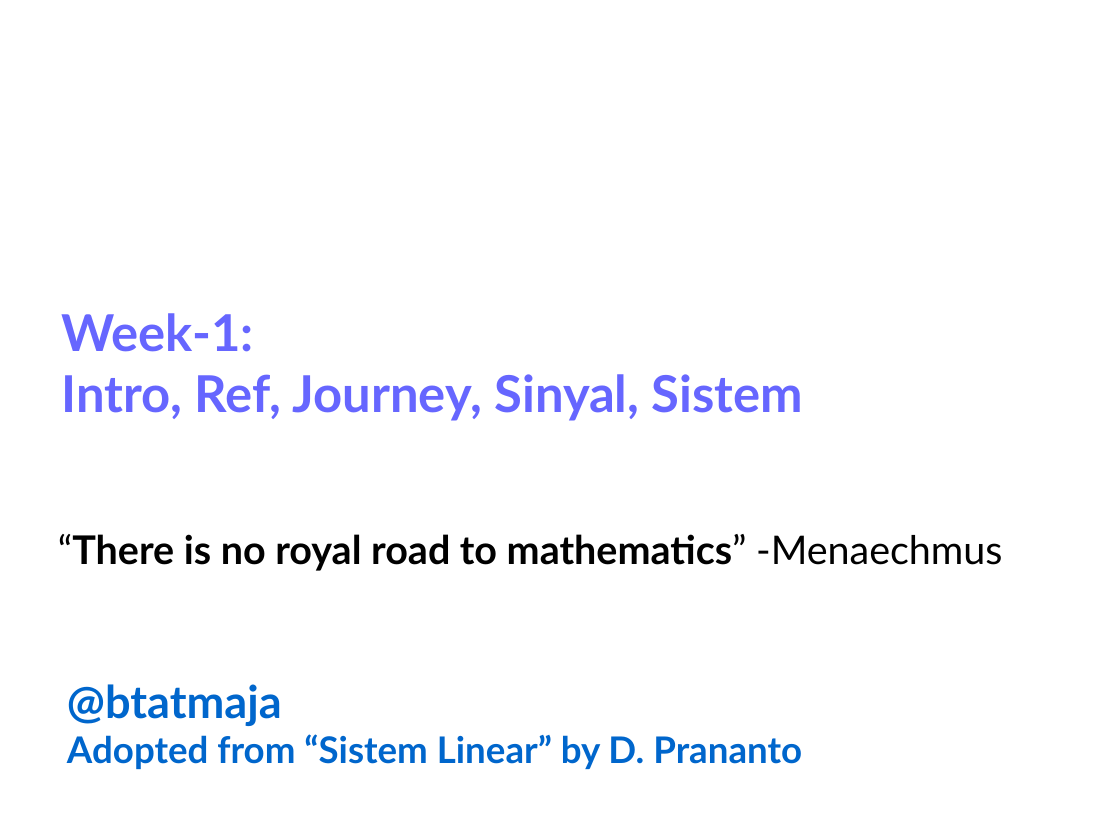
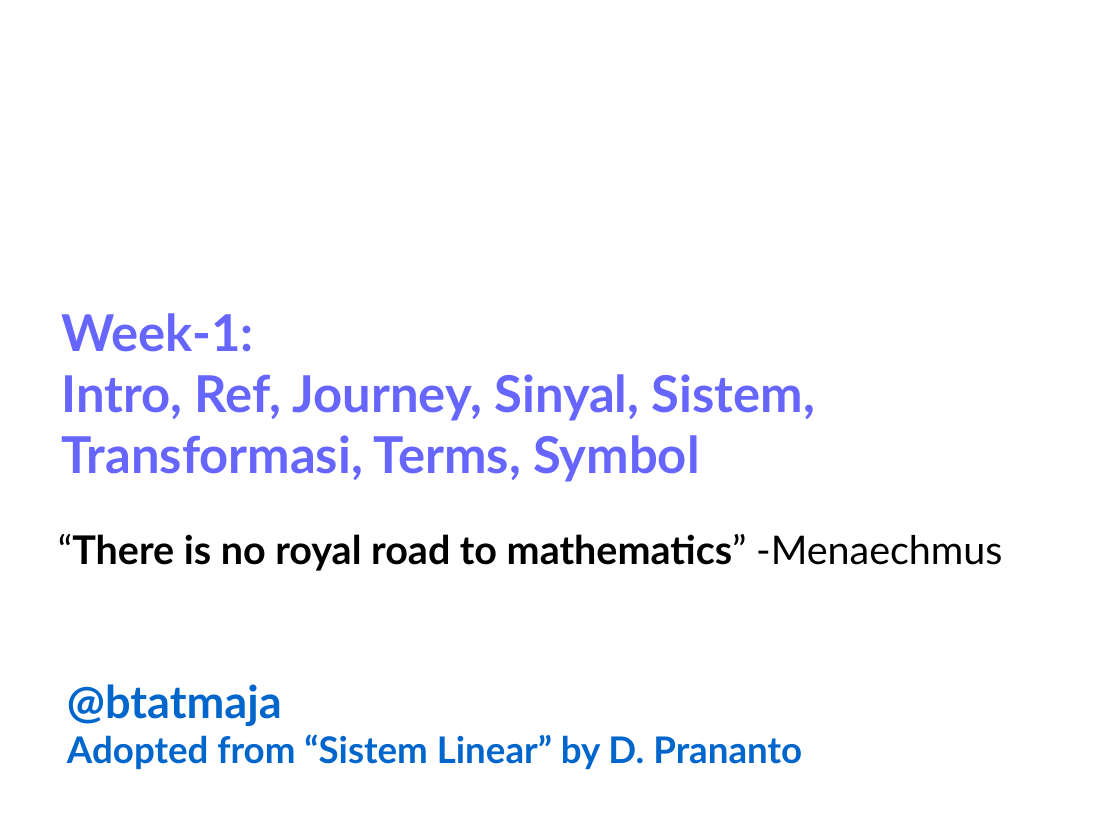
Before and after one commit to bagustris/sinyalsistem, a slide deck: slide 1 of slides/Week1_SinyalSistem.odp. Drawn at 1120x840 pixels with LibreOffice and Linux fonts; fonts in the diff are those of the drawing; background and template pictures are left out. Boxes give left, top, right and bottom in pixels: in the first picture for what was removed or moved away, otherwise in the second. Text is boxed around its words. In the diff, an @@ line names an element or a change of style, - is before the commit and + after.

```diff
--- a/slides/Week1_SinyalSistem.odp
+++ b/slides/Week1_SinyalSistem.odp
@@ text at [61,374,815,482]: text changed @@
-Intro, Ref, Journey, Sinyal, Sistem
+Intro, Ref, Journey, Sinyal, Sistem,
+Transformasi, Terms, Symbol
```
Also in this commit, not shown: 10 other slides changed, 8 slides added, 1 slide removed, 2 other files.
